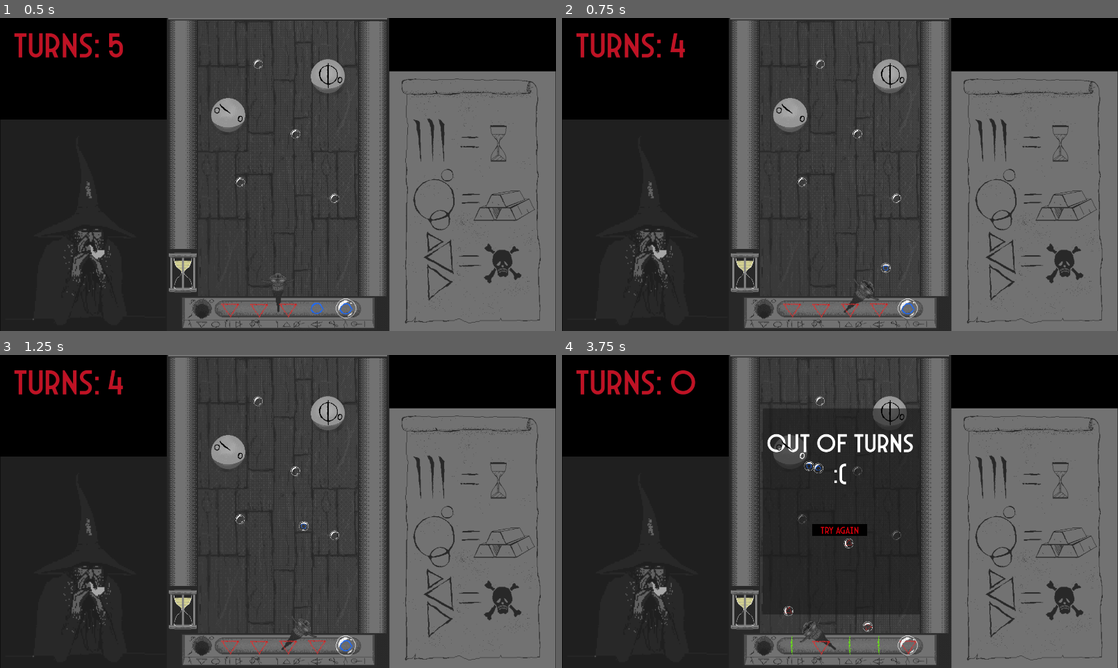
Above: before the commit, frames 1-4 (two rows, left to right).
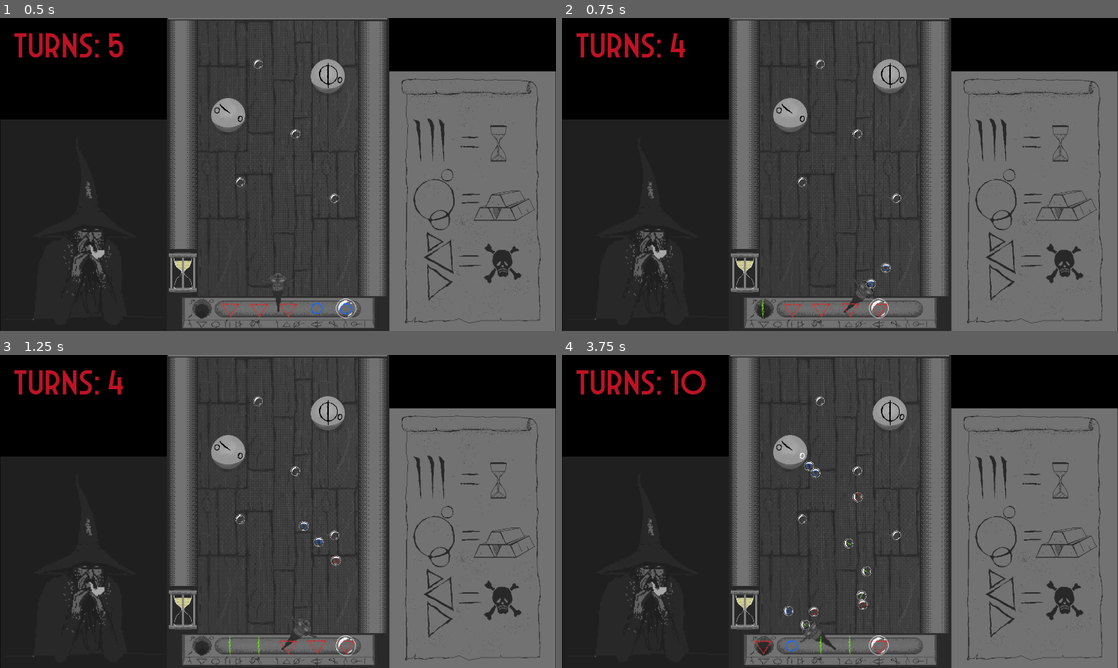
Above: after the commit, the same moments.

Repository: colton-o/bubblemancer
Game: Godot game, scene res://Levels/Stage_1.tscn
The game is run twice, just before and just after one commit, with the same random seed, the same clock (stepped at 60 frames per second) and the same inputs.
Inputs (mouse positions are in pixels of both pictures, inside the frame that each line leads up to):
- Up to frame 1 (0.5 s): no input
- Up to frame 2 (0.75 s): move the mouse to (962, 158) at 0.52 s; click (962, 158) at 0.6 s
- Up to frame 3 (1.25 s): no input
- Up to frame 4 (3.75 s): move the mouse to (728, 527) at 1.27 s; click (728, 527) at 1.35 s; move the mouse to (895, 442) at 2.02 s; click (895, 442) at 2.1 s; move the mouse to (812, 574) at 2.77 s; click (812, 574) at 2.85 s; move the mouse to (1006, 558) at 3.52 s; click (1006, 558) at 3.6 s

Frame 1 is identical in both runs. In frame 2, 0.3% of the frame differs, in the area x 35-64%, y 83-96%; in frame 3, 0.2%; in frame 4, 4.9%, in the area x 19-65%, y 4-96%.

Commit message:
inventory animation

Diff:
--- a/Levels/Stage_1.tscn
+++ b/Levels/Stage_1.tscn
@@ -172,6 +172,42 @@
 "speed": 5.0
 }]
 
+[sub_resource type="Animation" id="Animation_1xbnh"]
+resource_name = "Move_runes"
+tracks/0/type = "value"
+tracks/0/imported = false
+tracks/0/enabled = true
+tracks/0/path = NodePath(".:position")
+tracks/0/interp = 2
+tracks/0/loop_wrap = true
+tracks/0/keys = {
+"times": PackedFloat32Array(0, 0.05, 0.1),
+"transitions": PackedFloat32Array(1, 1, 2.63901),
+"update": 0,
+"values": [Vector2(-100, 0), Vector2(25, 0), Vector2(0, 0)]
+}
+
+[sub_resource type="Animation" id="Animation_yuaw1"]
+length = 0.001
+tracks/0/type = "value"
+tracks/0/imported = false
+tracks/0/enabled = true
+tracks/0/path = NodePath(".:position")
+tracks/0/interp = 1
+tracks/0/loop_wrap = true
+tracks/0/keys = {
+"times": PackedFloat32Array(0),
+"transitions": PackedFloat32Array(1),
+"update": 0,
+"values": [Vector2(0, 0)]
+}
+
+[sub_resource type="AnimationLibrary" id="AnimationLibrary_idmuo"]
+_data = {
+"Move_runes": SubResource("Animation_1xbnh"),
+"RESET": SubResource("Animation_yuaw1")
+}
+
 [node name="Root" type="Node2D"]
 script = ExtResource("1_0igco")
 target_score = 2
@@ -312,6 +348,11 @@
 sprite_frames = SubResource("SpriteFrames_f6gvp")
 autoplay = "default"
 
+[node name="AnimationPlayer" type="AnimationPlayer" parent="Inventory"]
+libraries = {
+"": SubResource("AnimationLibrary_idmuo")
+}
+
 [node name="Seal" parent="." instance=ExtResource("15_iompg")]
 position = Vector2(172, -339)
 scale = Vector2(0.5, 0.5)
--- a/Scripts/gun.gd
+++ b/Scripts/gun.gd
@@ -17,7 +17,7 @@
 
 	if Input.is_action_just_pressed("shoot"):
 		if can_shoot == true:
-				shoot(1)
+				shoot(3)
 	rotate(xAxis * rot * delta)
 
 	if(transform.get_rotation() > 1):
@@ -35,6 +35,7 @@
 	$"../UI/Turn".text = "Turns: %s" % turns
 
 	for i in numBubbles:
+		$"../Inventory/AnimationPlayer".play("RESET")
 		$"../SFX".set_stream(shoot_fx[randi() %3])
 		$"../SFX".play()
 		$Sprite.play("Shoot")
@@ -46,6 +47,7 @@
 		orb.runeID = bubble_rune
 		get_node("/root/Root").add_child(orb)
 		$"../Inventory".update_stash()
+		$"../Inventory/AnimationPlayer".play("Move_runes")
 		await get_tree().create_timer(.1).timeout
 
 	if(turns == 0):
Not shown: 1 places in Levels/Stage_1.tscn that only renumber resources
